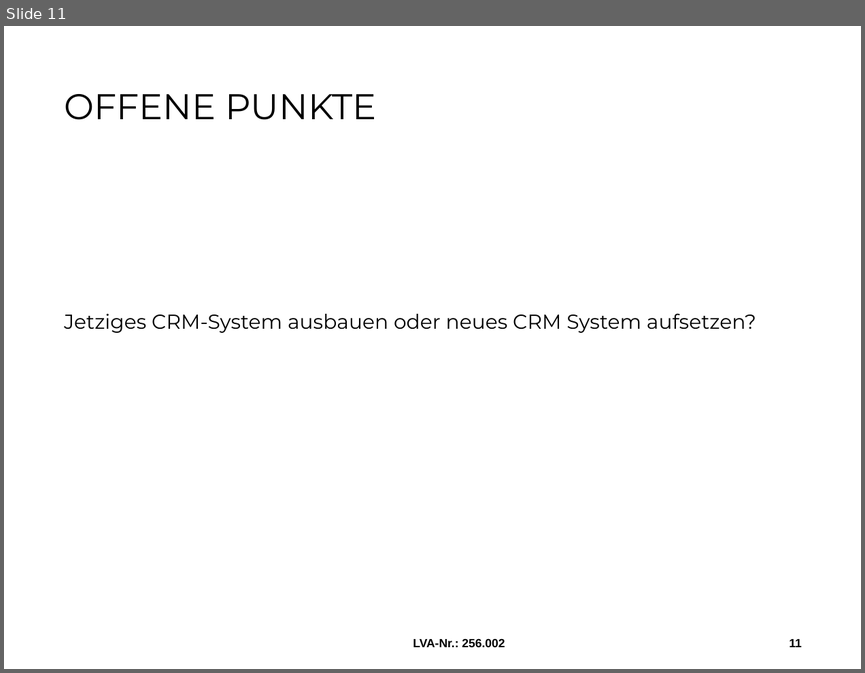
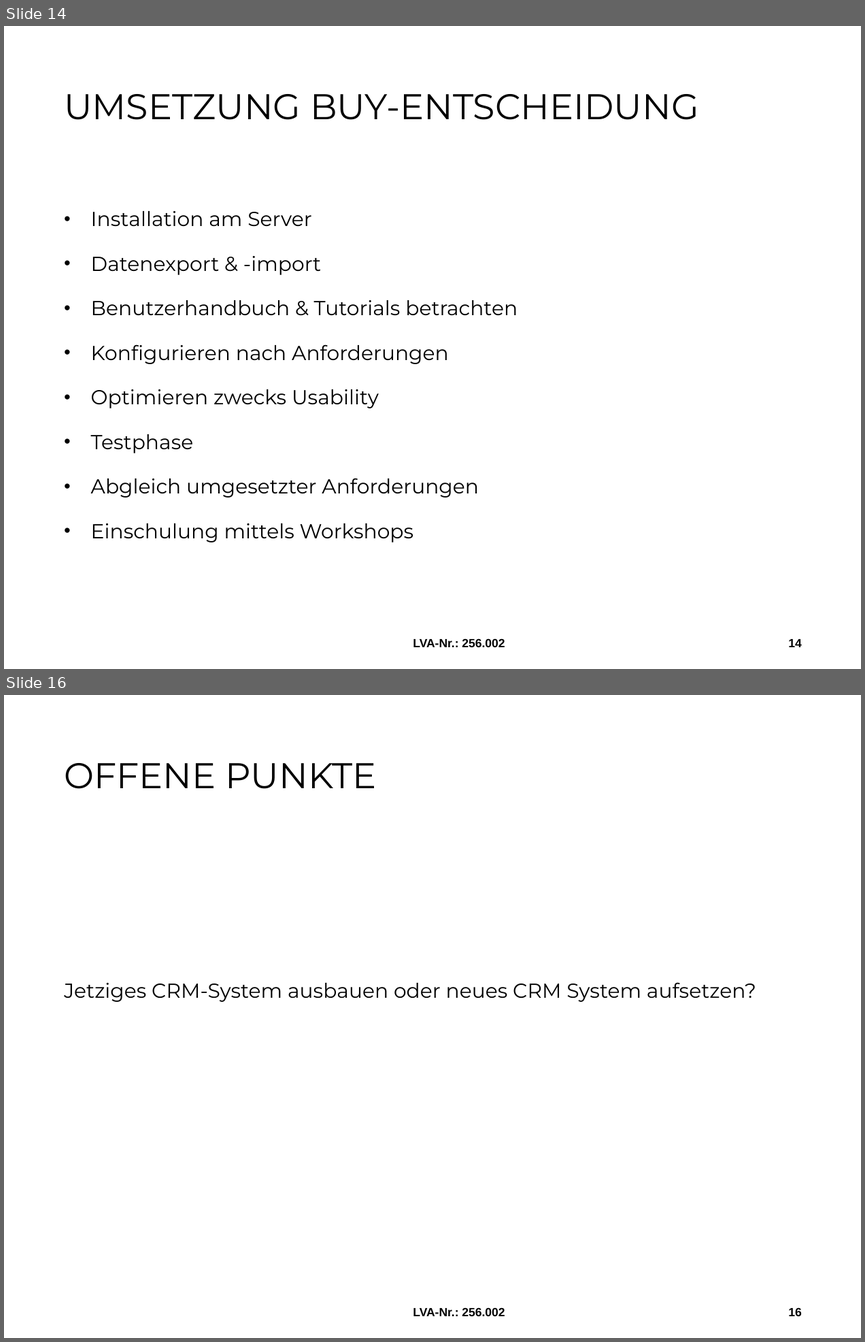
Before and after one commit to MilosTomic123/IT_Projekt_SS19, a slide deck: 2. Meilenstein.pptx. Shown one above the other, each under a label of ours: slide 11 before the commit, slides 14 and 16 after it; the slides between them are not shown. The pictures are 865x673 and 865x1342 pixels, drawn with LibreOffice and Linux fonts; fonts in the diff are those of the drawing; background and template pictures are left out. Boxes give left, top, right and bottom in pixels: in the first picture for what was removed or moved away, otherwise in the second. Text is boxed around its words. In the diff, an @@ line names an element or a change of style, - is before the commit and + after.

Commit message:
Update nach 2 Meilenstein

```diff
--- a/2. Meilenstein.pptx
+++ b/2. Meilenstein.pptx
@@ slide 14 added at box(4, 26, 861, 669), background #FFFFFF @@
@@ title added at box(64, 94, 699, 120), 30 pt, text #000000 @@
+UMSETZUNG BUY-ENTSCHEIDUNG
@@ text added at box(91, 211, 517, 542), 17 pt, text #000000 @@
+• Installation am Server
+• Datenexport & -import
+• Benutzerhandbuch & Tutorials betrachten
+• Konfigurieren nach Anforderungen
+• Optimieren zwecks Usability
+• Testphase
+• Abgleich umgesetzter Anforderungen
+• Einschulung mittels Workshops
@@ text added at box(413, 638, 504, 647), 10 pt, text #000000, bold @@
+LVA-Nr.: 256.002
@@ page number added at box(788, 639, 801, 647), 10 pt, text #000000, bold @@
+14
@@ what was slide 11 is now slide 16 @@
@@ page number at box(788, 1307, 801, 1316): text changed @@
-11
+16
```
Also in this commit, not shown: 9 slides changed, 4 other slides added, 2 other files.
